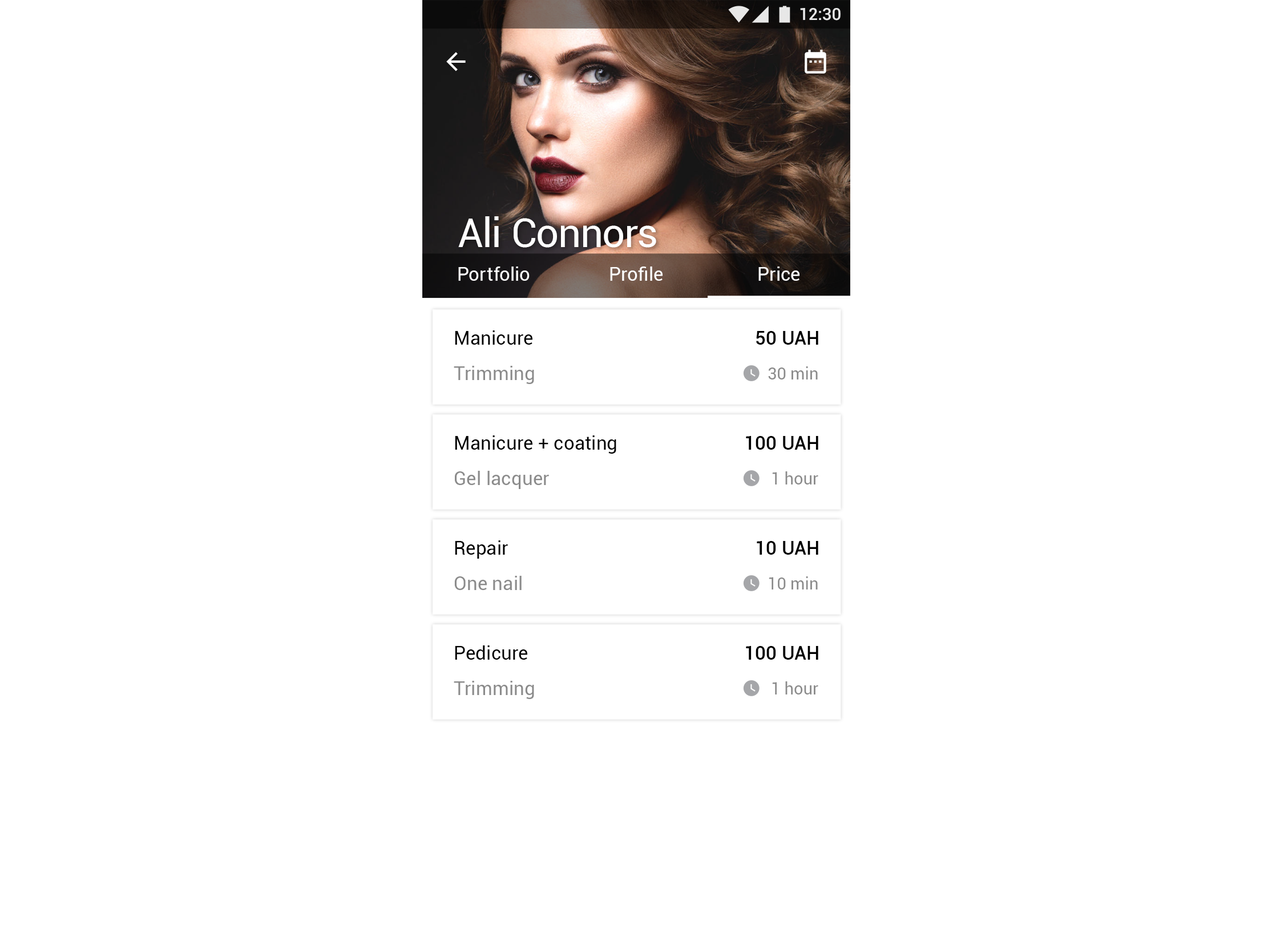
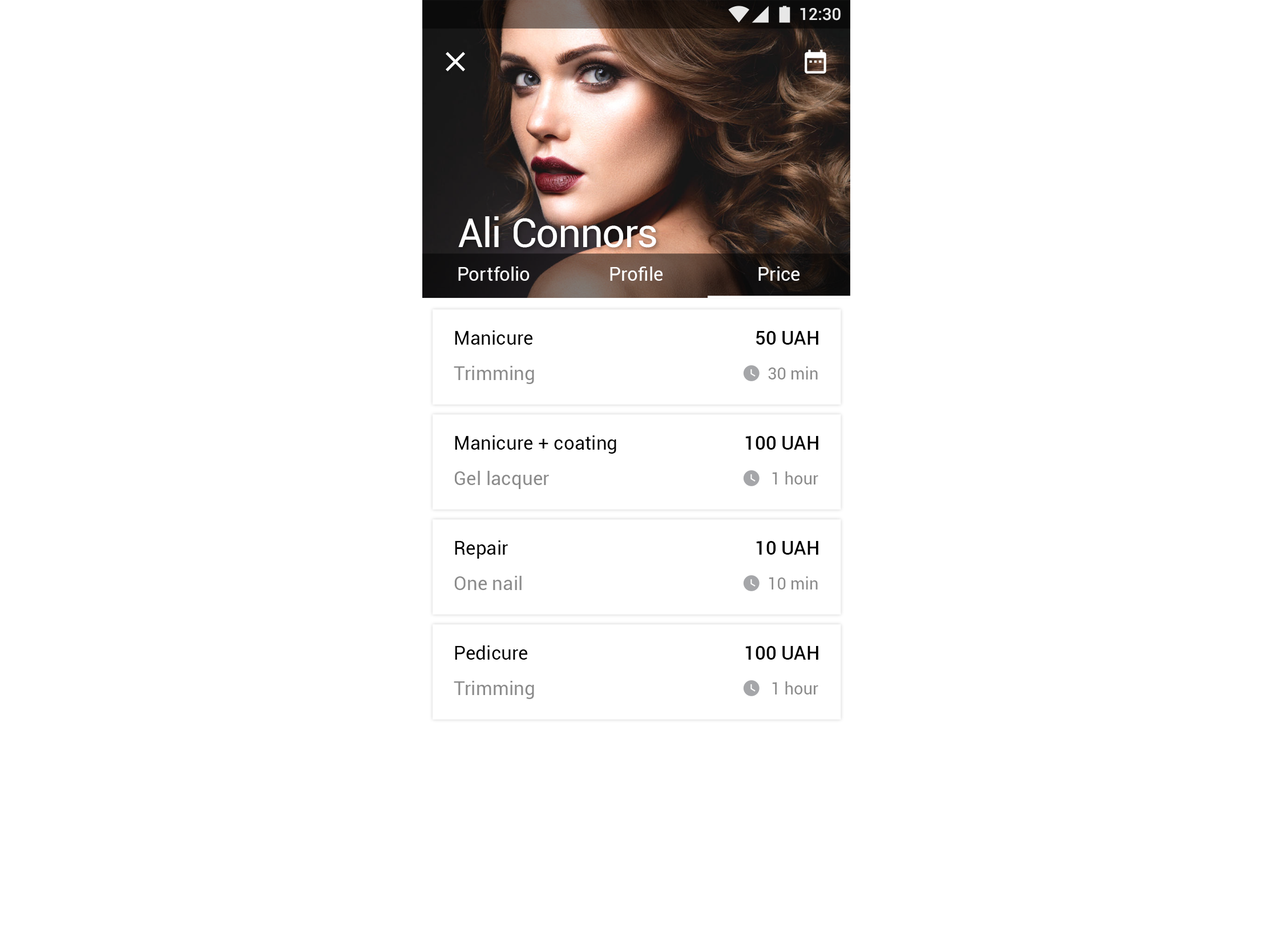
Layers edited between the first and the second 1284 x 937 image:
added layer "-e-close" in group "nav" over [445,51,466,72]
hid "-e-back", painted on it, unmasked it over [446,51,466,72]
painted on "10 UAH" over [756,541,819,555]
painted on "100 UAH" (1st of 2, in "client_click_master_price" › "price" › "Layer 34") over [745,436,819,450]
painted on "50 UAH" over [756,331,819,345]
painted on "100 UAH" (2nd of 2, in "client_click_master_price" › "price" › "Layer 24") over [745,646,819,660]
painted on "Compound Shape" (5th of 14, in "client_click_master_price" › "price" › "Layer 22"), unmasked it over [756,541,819,555]
painted on "Compound Shape" (6th of 14, in "client_click_master_price" › "price" › "Layer 21"), unmasked it over [745,436,819,450]
painted on "Compound Shape" (7th of 14, in "client_click_master_price" › "price" › "Layer 20"), unmasked it over [756,331,819,345]
painted on "Compound Shape" (8th of 14, in "client_click_master_price" › "price" › "Layer 19"), unmasked it over [745,646,819,660]
